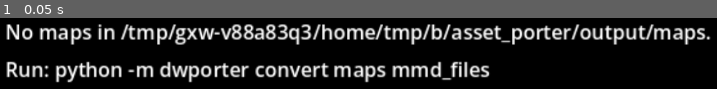
Above: before the commit, frame 1.
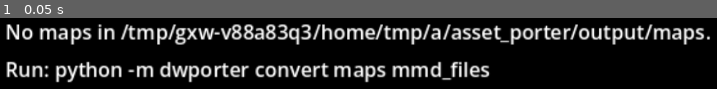
Above: after the commit, the same moment.

Repository: SDCaFlo/dw_godot4
Game: Godot game, scene res://scenes/field/field.tscn
Same seed, same stepped clock (60 frames per second), same inputs: the game is played once before the commit and once after it. This scene is started directly instead of the project's main scene.
Inputs:
- Up to frame 1 (0.05 s): no input

The runs differ from the first frame. In frame 1, 4.0% of the frame differs, in the area x 59-100%, y 8-39%.

Commit message:
fix(field): preload DeathHost to prevent parse error and fix iris reparenting

Diff:
--- a/scripts/field/field.gd
+++ b/scripts/field/field.gd
@@ -57,6 +57,7 @@
 @onready var _world: SubViewport = $World/SubViewport
 @onready var _hud: CanvasLayer = $Hud
 ## The hosts (specs/scenes.md §4.2).
+const DeathHost := preload("res://scripts/field/hosts/death_host.gd")
 @onready var entities: EntityHost = $Systems/Entities
 @onready var map_session: MapSession = $Systems/MapSession
 @onready var scripts: ScriptHost = $Systems/ScriptHost
--- a/scripts/field/hosts/death_host.gd
+++ b/scripts/field/hosts/death_host.gd
@@ -44,11 +44,6 @@
 func _init() -> void:
 	murd_box = MurdBox.new()
 	iris = DeathIris.new()
-
-
-func _ready() -> void:
-	if iris != null and iris.get_parent() == null:
-		add_child(iris)
 
 
 func configure(p_boxes: UIBoxes, p_fade: Fade, p_tamer: Tamer, p_partner: Partner,
